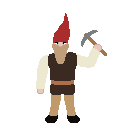
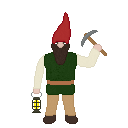
Comparing the layer stacks of the two 128 × 128 images. Changes:
removed layer "face" over [38, 13, 101, 93]
painted on "clothing" over [31, 12, 107, 124]
removed layer "Hintergrund" over [36, 34, 100, 123]
